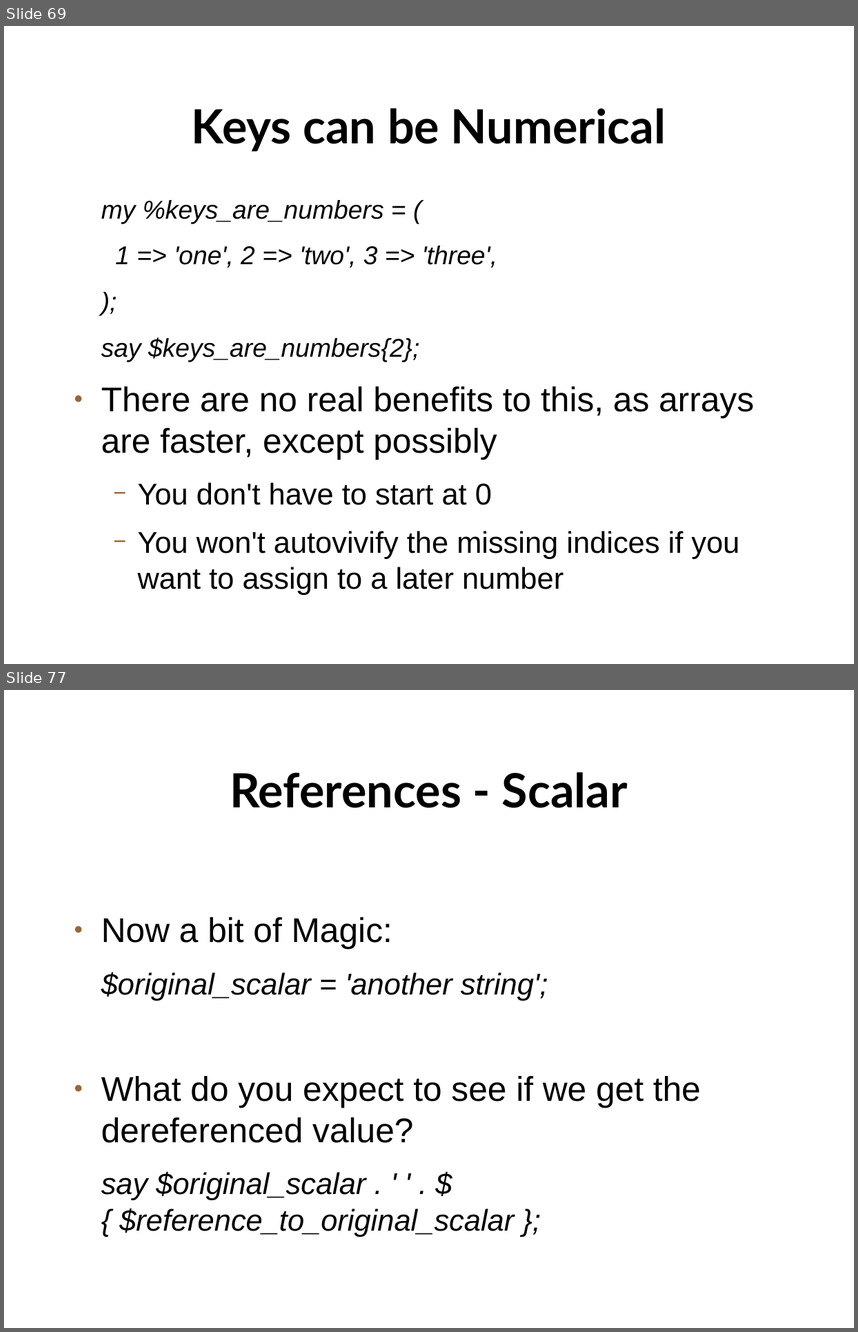
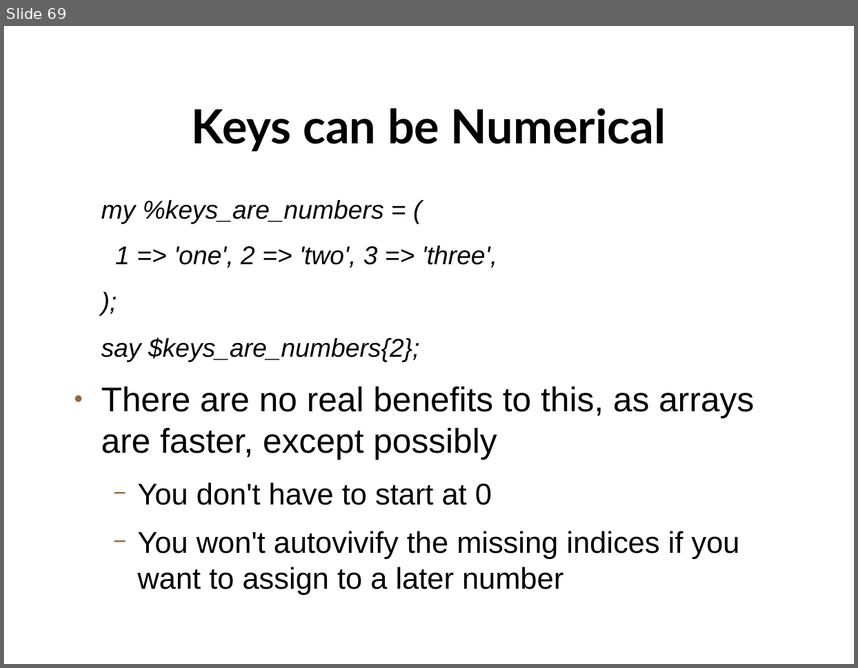
Before and after one commit to setitesuk/basic_perl_course, a slide deck: 04-variables_and_data_structures/variables_data_structures.odp. Shown one above the other, each under a label of ours: slides 69 and 77 before the commit, slide 69 after it; the slides between them are not shown. The pictures are 858x1332 and 858x668 pixels, drawn with LibreOffice and Linux fonts; fonts in the diff are those of the drawing; background and template pictures are left out. Boxes give left, top, right and bottom in pixels: in the first picture for what was removed or moved away, otherwise in the second. Text is boxed around its words. In the diff, an @@ line names an element or a change of style, - is before the commit and + after.

Commit message:
separate out variable from references and data structures

```diff
--- a/04-variables_and_data_structures/variables_data_structures.odp
+++ b/04-variables_and_data_structures/variables_data_structures.odp
@@ slide 77 removed at bbox=[4, 690, 854, 1328], background picture (left out) @@
@@ title removed at bbox=[230, 772, 628, 808] @@
-References - Scalar
@@ text removed at bbox=[101, 917, 701, 1236] @@
-● Now a bit of Magic:
-$original_scalar = 'another string';
-● What do you expect to see if we get the dereferenced value?
-say $original_scalar . ' ' . ${ $reference_to_original_scalar };
```
Also in this commit, not shown: 2 slides changed, 26 other slides removed, 5 other files.
